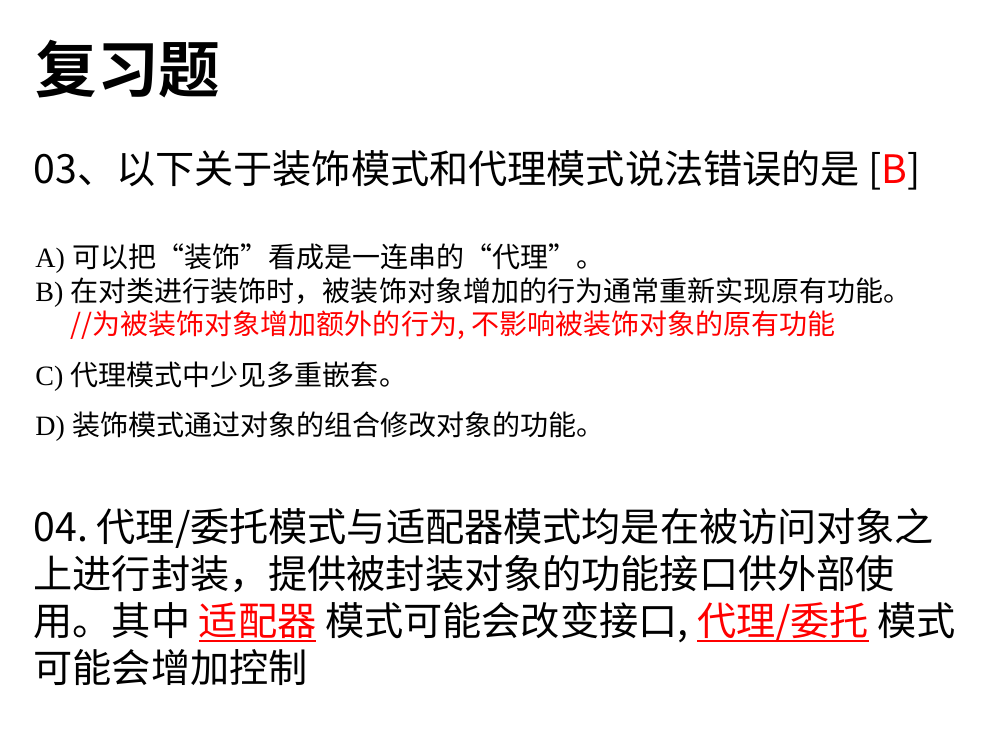
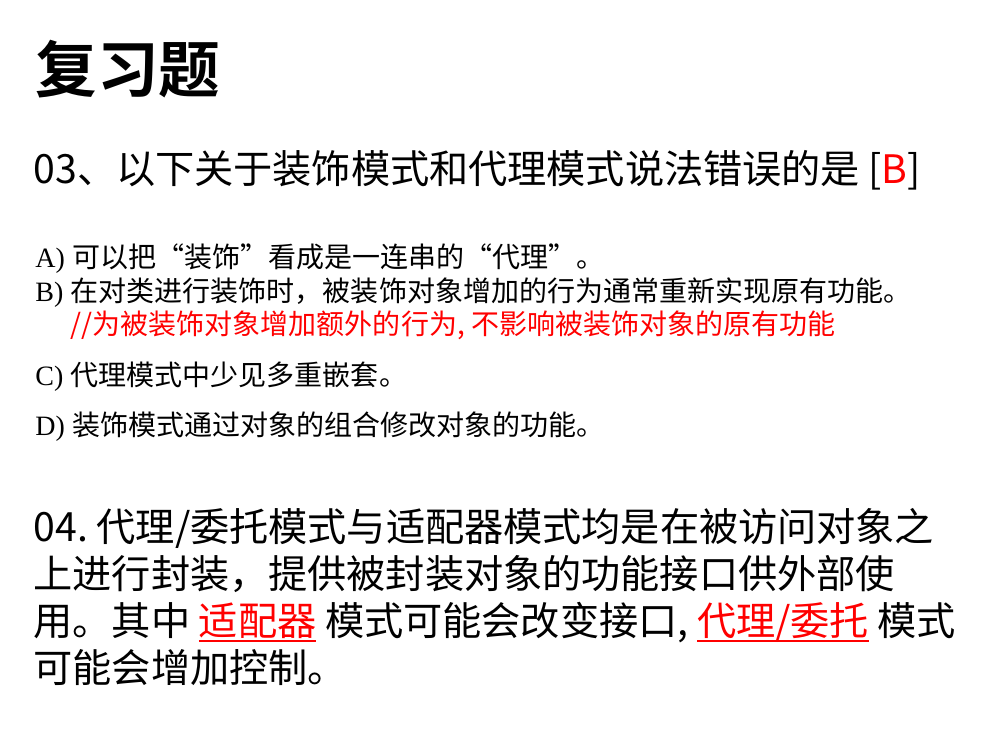
Before and after one commit to thunlp/OOP-THU, a slide deck: slide 47 of oop期末复习-2019.pptx. Drawn at 1008x756 pixels with LibreOffice and Linux fonts; fonts in the diff are those of the drawing. Boxes give left, top, right and bottom in pixels: in the first picture for what was removed or moved away, otherwise in the second. Text is boxed around its words. In the diff, an @@ line names an element or a change of style, - is before the commit and + after.

```diff
--- a/oop期末复习-2019.pptx
+++ b/oop期末复习-2019.pptx
@@ text at box(34, 508, 956, 685): text changed @@
-04. 代理/委托模式与适配器模式均是在被访问对象之上进行封装，提供被封装对象的功能接口供外部使用。其中 适配器 模式可能会改变接口, 代理/委托 模式可能会增加控制
+04. 代理/委托模式与适配器模式均是在被访问对象之上进行封装，提供被封装对象的功能接口供外部使用。其中 适配器 模式可能会改变接口, 代理/委托 模式可能会增加控制。
```
Also in this commit, not shown: 9 other slides changed, 2 slides added.
